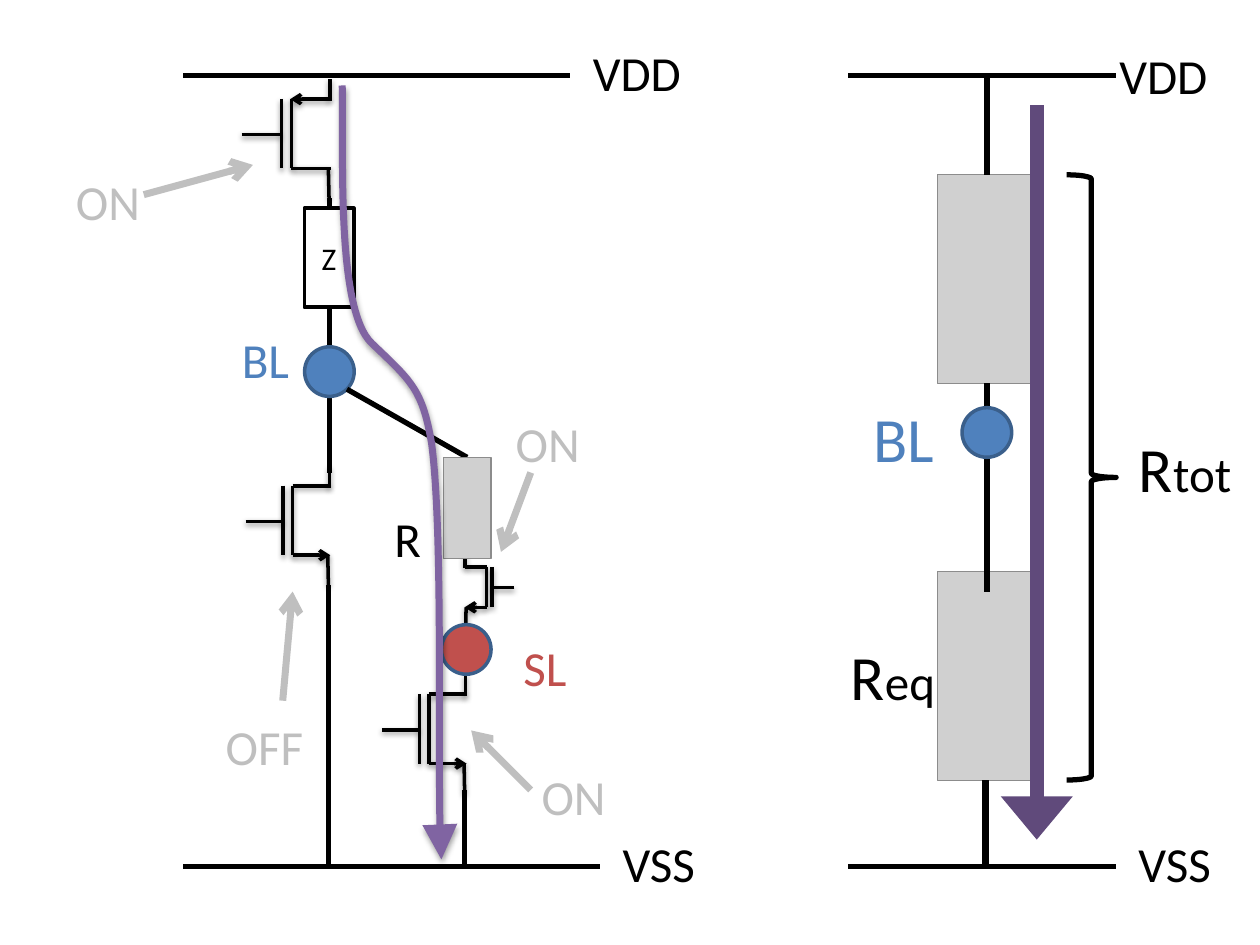
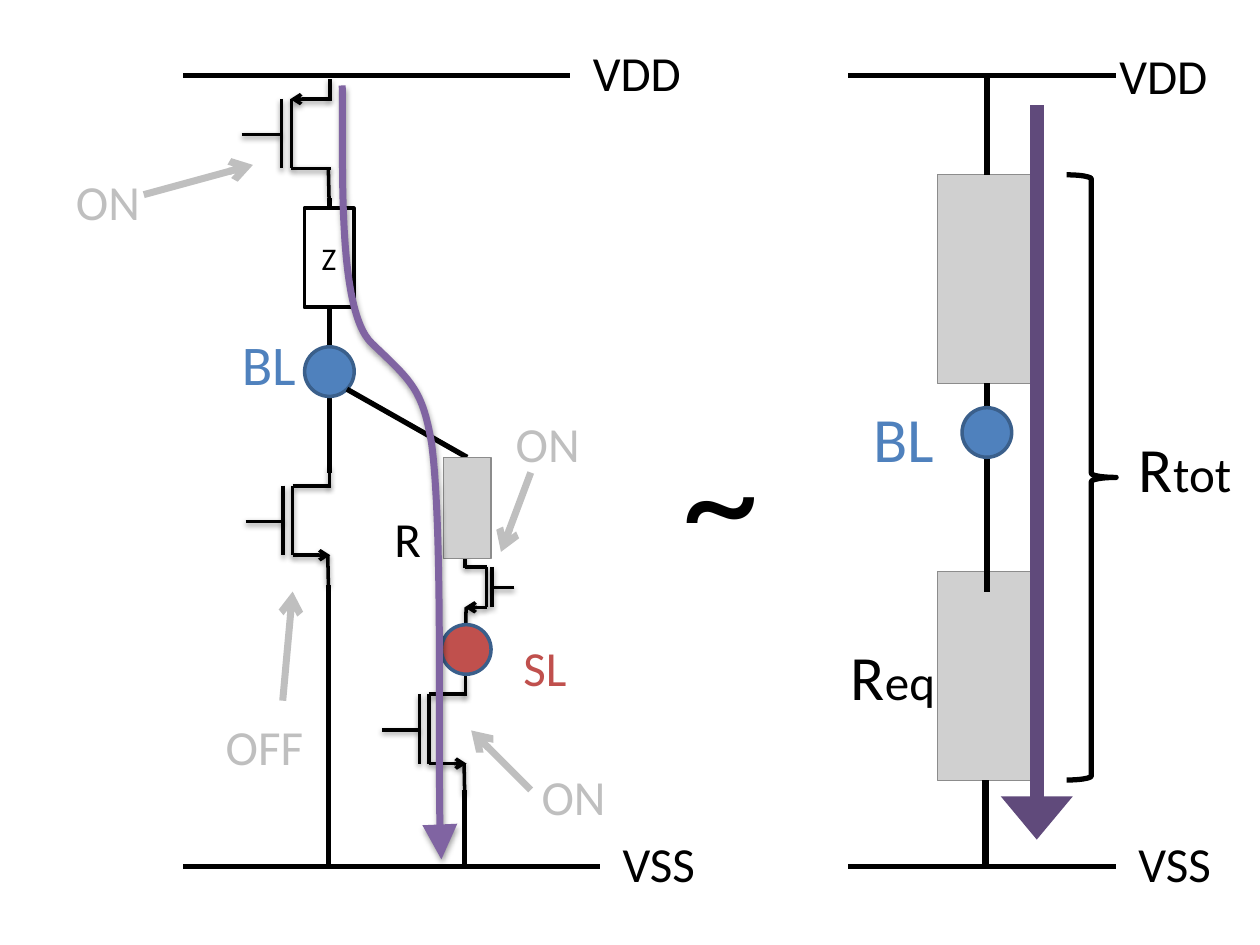
Before and after one commit to alexander-standaert/Thesis-Design-of-RRam, a slide deck: slide 3 of Thesis/fig/figure presentation.pptx. Drawn at 1260x945 pixels with LibreOffice and Linux fonts; fonts in the diff are those of the drawing; grey boxes stand for pictures. Boxes give left, top, right and bottom in pixels: in the first picture for what was removed or moved away, otherwise in the second. Text is boxed around its words. In the diff, an @@ line names an element or a change of style, - is before the commit and + after.

```diff
--- a/Thesis/fig/figure presentation.pptx
+++ b/Thesis/fig/figure presentation.pptx
@@ text "BL" at (242, 349, 296, 385): size 28 to 32 pt @@
@@ text added at (669, 393, 772, 592), 88 pt, text #000000 @@
+~
```
Also in this commit, not shown: 4 other slides changed, 1 slide added, 11 other files.
